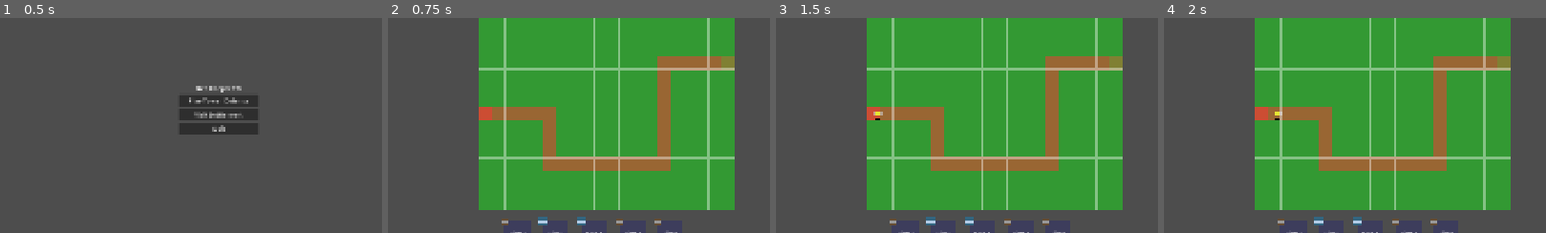
Above: before the commit, frames 1-4 (left to right).
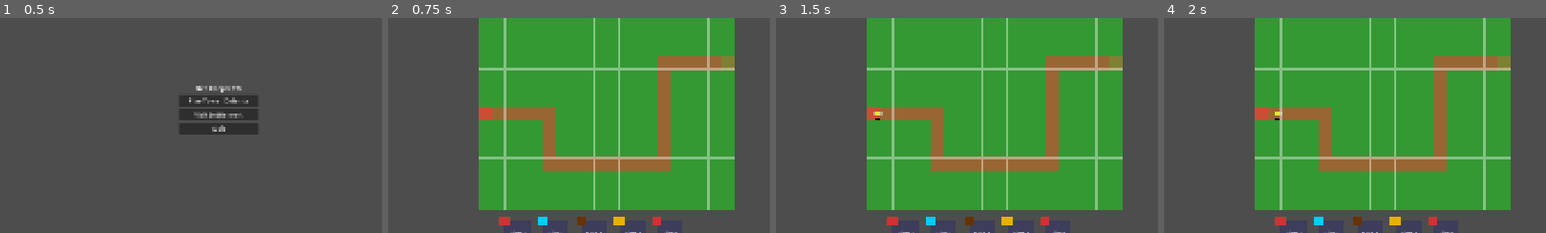
Above: after the commit, the same moments.

Repository: yagrima/bee-keeper-td
Game: Godot game, scene res://scenes/main/Main.tscn
The game is run twice, just before and just after one commit, with the same random seed, the same clock (stepped at 60 frames per second) and the same inputs.
Inputs:
- Up to frame 1 (0.5 s): no input
- Up to frame 2 (0.75 s): click "Play Tower Defense" at 0.5 s
- Up to frame 3 (1.5 s): click "Start Wave (Space)" at 1.25 s
- Up to frame 4 (2 s): no input
The pictures show only the part of the screen within x 21-71%, y 28-78%; the shares and areas given below are measured in that part.

Frame 1 is identical in both runs. In frame 2, 0.5% of the frame differs, in the area x 29-72%, y 92-97%; in frame 3, 0.5%; in frame 4, 0.5%.

Commit message:
Restore original tower types and remove Basic Shooter/Piercing Tower references
TOWER TYPE RESTORATION:
- Q key: Stinger Tower (restored)
- W key: Propolis Bomber Tower (restored)
- E key: Nectar Sprayer Tower (restored)
- R key: Lightning Flower Tower (restored)

COMPLETE CLEANUP:
- Removed all references to Basic Shooter Tower
- Removed all references to Piercing Shooter Tower
- Updated create_tower_at_position() to use new tower types
- Updated create_random_tower_at_mouse_position() to use new tower types
- Updated assign_random_towers_to_fields() to use new tower types
- Updated save/load system to use new tower types
- Updated metaprogression tower creation to use new tower types

TECHNICAL CHANGES:
- create_tower_at_position(): Now creates StingerTower, PropolisBomberTower, etc.
- Random tower generation: Uses all four new tower types
- Metaprogression fields: Assigned random new tower types
- Save/Load system: Updated to handle new tower types
- Tower creation: All functions now use new tower classes

SYSTEM INTEGRATION:
- Hotkeys work with new tower types
- Metaprogression system uses new tower types
- Random tower generation uses new tower types
- Save/Load system supports new tower types
- All tower creation functions updated

This restores the original tower system with the four new tower types.

Diff:
--- a/scripts/TowerDefense.gd
+++ b/scripts/TowerDefense.gd
@@ -422,13 +422,13 @@
 
 	# Use dynamic hotkey system
 	if HotkeyManager.is_hotkey_pressed(event, "place_stinger"):
-		create_tower_at_mouse_position("Basic Shooter Tower")
+		create_tower_at_mouse_position("Stinger Tower")
 	elif HotkeyManager.is_hotkey_pressed(event, "place_propolis_bomber"):
-		create_tower_at_mouse_position("Piercing Shooter Tower")
+		create_tower_at_mouse_position("Propolis Bomber Tower")
 	elif HotkeyManager.is_hotkey_pressed(event, "place_nectar_sprayer"):
-		create_tower_at_mouse_position("Basic Shooter Tower")
+		create_tower_at_mouse_position("Nectar Sprayer Tower")
 	elif HotkeyManager.is_hotkey_pressed(event, "place_lightning_flower"):
-		create_tower_at_mouse_position("Piercing Shooter Tower")
+		create_tower_at_mouse_position("Lightning Flower Tower")
 	elif HotkeyManager.is_hotkey_pressed(event, "place_tower"):
 		# Toggle tower placement mode with current tower
 		if is_in_tower_placement:
@@ -1273,10 +1273,14 @@
 	# Create tower instance
 	var tower_script = null
 	match tower_type:
-		"Basic Shooter":
-			tower_script = load("res://scripts/BasicShooterTower.gd")
-		"Piercing Shooter":
-			tower_script = load("res://scripts/PiercingTower.gd")
+		"stinger":
+			tower_script = load("res://scripts/StingerTower.gd")
+		"propolis_bomber":
+			tower_script = load("res://scripts/PropolisBomberTower.gd")
+		"nectar_sprayer":
+			tower_script = load("res://scripts/NectarSprayerTower.gd")
+		"lightning_flower":
+			tower_script = load("res://scripts/LightningFlowerTower.gd")
 		_:
 			print("Unknown tower type in save: ", tower_type)
 			return
@@ -1748,8 +1752,8 @@
 	"""Assign random towers to each metaprogression field"""
 	print("Assigning random towers to metaprogression fields...")
 
-	# Define the four basic tower types (using existing towers for now)
-	var tower_types = ["basic_shooter", "piercing_shooter", "basic_shooter", "piercing_shooter"]
+	# Define the four basic tower types
+	var tower_types = ["stinger", "propolis_bomber", "nectar_sprayer", "lightning_flower"]
 
 	# Clear existing towers
 	metaprogression_towers.clear()
@@ -1786,12 +1790,18 @@
 
 	# Create the appropriate tower instance directly
 	match tower_type:
-		"basic_shooter":
-			tower = BasicShooterTower.new()
-			tower_name = "Basic Shooter Tower"
-		"piercing_shooter":
-			tower = PiercingTower.new()
-			tower_name = "Piercing Shooter Tower"
+		"stinger":
+			tower = StingerTower.new()
+			tower_name = "Stinger Tower"
+		"propolis_bomber":
+			tower = PropolisBomberTower.new()
+			tower_name = "Propolis Bomber Tower"
+		"nectar_sprayer":
+			tower = NectarSprayerTower.new()
+			tower_name = "Nectar Sprayer Tower"
+		"lightning_flower":
+			tower = LightningFlowerTower.new()
+			tower_name = "Lightning Flower Tower"
 		_:
 			print("Unknown tower type: %s" % tower_type)
 			return null
@@ -2023,12 +2033,18 @@
 	var tower_type: String
 
 	# Determine tower type from name
-	if "Basic Shooter" in tower_name:
-		tower = BasicShooterTower.new()
-		tower_type = "basic_shooter"
-	elif "Piercing Shooter" in tower_name:
-		tower = PiercingTower.new()
-		tower_type = "piercing_shooter"
+	if "Stinger" in tower_name:
+		tower = StingerTower.new()
+		tower_type = "stinger"
+	elif "Propolis Bomber" in tower_name:
+		tower = PropolisBomberTower.new()
+		tower_type = "propolis_bomber"
+	elif "Nectar Sprayer" in tower_name:
+		tower = NectarSprayerTower.new()
+		tower_type = "nectar_sprayer"
+	elif "Lightning Flower" in tower_name:
+		tower = LightningFlowerTower.new()
+		tower_type = "lightning_flower"
 	else:
 		print("Unknown tower name: %s" % tower_name)
 		return null
@@ -2060,7 +2076,7 @@
 	var mouse_pos = get_global_mouse_position()
 
 	# Define available tower types
-	var tower_types = ["Basic Shooter Tower", "Piercing Shooter Tower"]
+	var tower_types = ["Stinger Tower", "Propolis Bomber Tower", "Nectar Sprayer Tower", "Lightning Flower Tower"]
 	var random_tower_name = tower_types[randi() % tower_types.size()]
 
 	print("Creating random tower: %s at mouse position: %s" % [random_tower_name, mouse_pos])
